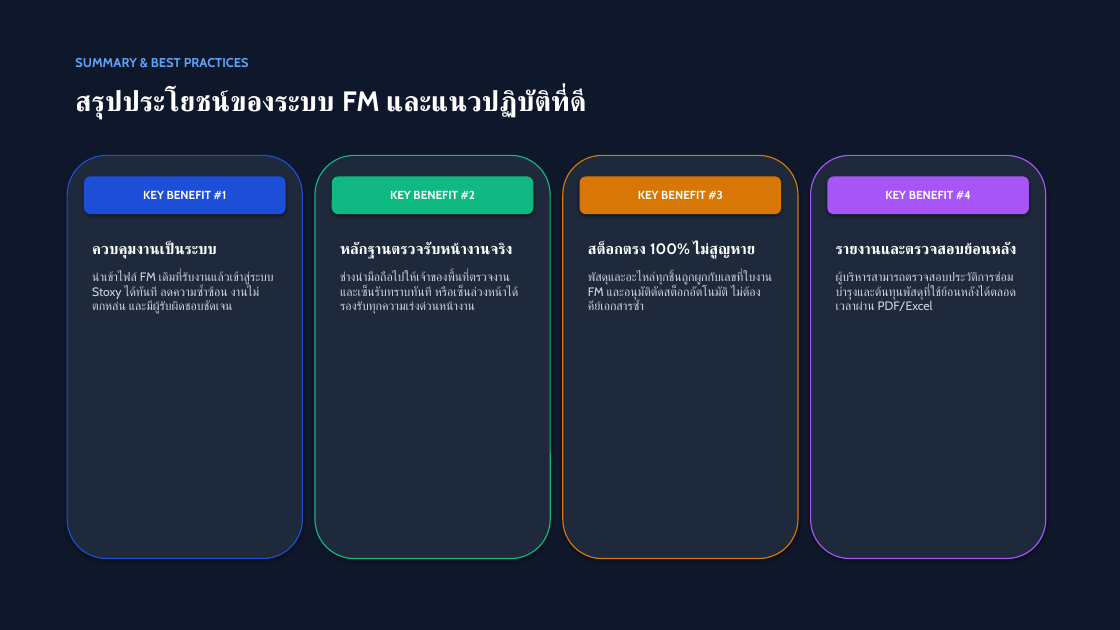
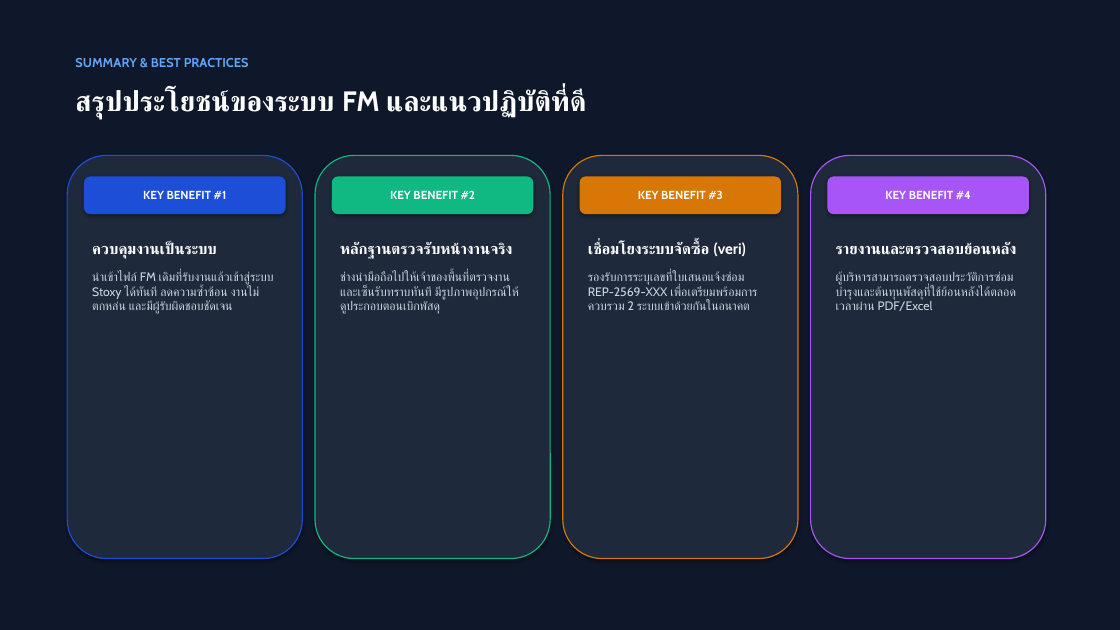
Before and after one commit to maleeart/Stoxy, a slide deck: slide 12 of docs/FM_User_Manual_Presentation.pptx. Drawn at 1120x630 pixels with LibreOffice and Linux fonts; fonts in the diff are those of the drawing. Boxes give left, top, right and bottom in pixels: in the first picture for what was removed or moved away, otherwise in the second. Text is boxed around its words. In the diff, an @@ line names an element or a change of style, - is before the commit and + after.

```diff
--- a/docs/FM_User_Manual_Presentation.pptx
+++ b/docs/FM_User_Manual_Presentation.pptx
@@ text at [588, 242, 757, 310]: text changed @@
-สต็อกตรง 100% ไม่สูญหาย
-พัสดุและอะไหล่ทุกชิ้นถูกผูกกับเลขที่ใบงาน FM และอนุมัติตัดสต็อกอัตโนมัติ ไม่ต้องคีย์เอกสารซ้ำ
+เชื่อมโยงระบบจัดซื้อ (veri)
+รองรับการระบุเลขที่ใบเสนอแจ้งซ่อม REP-2569-XXX เพื่อเตรียมพร้อมการควบรวม 2 ระบบเข้าด้วยกันในอนาคต
@@ text at [340, 271, 519, 314]: text changed @@
-ช่างนำมือถือไปให้เจ้าของพื้นที่ตรวจงานและเซ็นรับทราบทันที หรือเซ็นล่วงหน้าได้ รองรับทุกความเร่งด่วนหน้างาน
+ช่างนำมือถือไปให้เจ้าของพื้นที่ตรวจงานและเซ็นรับทราบทันที มีรูปภาพอุปกรณ์ให้ดูประกอบตอนเบิกพัสดุ
```
Also in this commit, not shown: 8 other slides changed, 11 other files.
